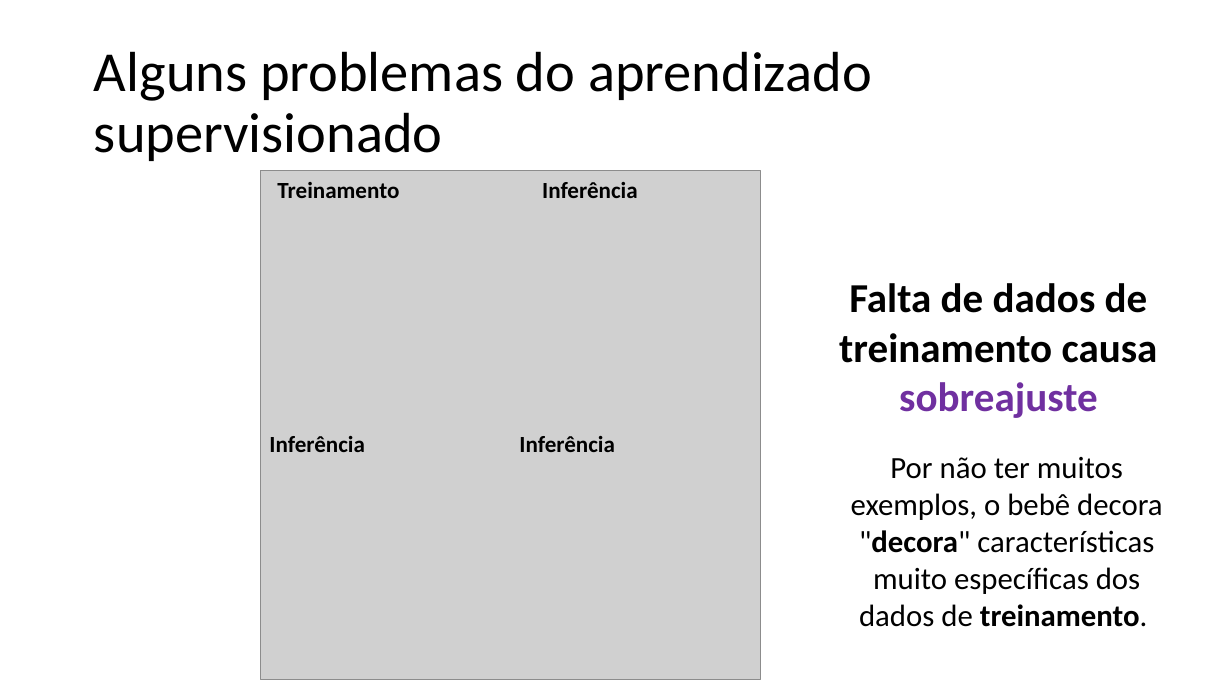
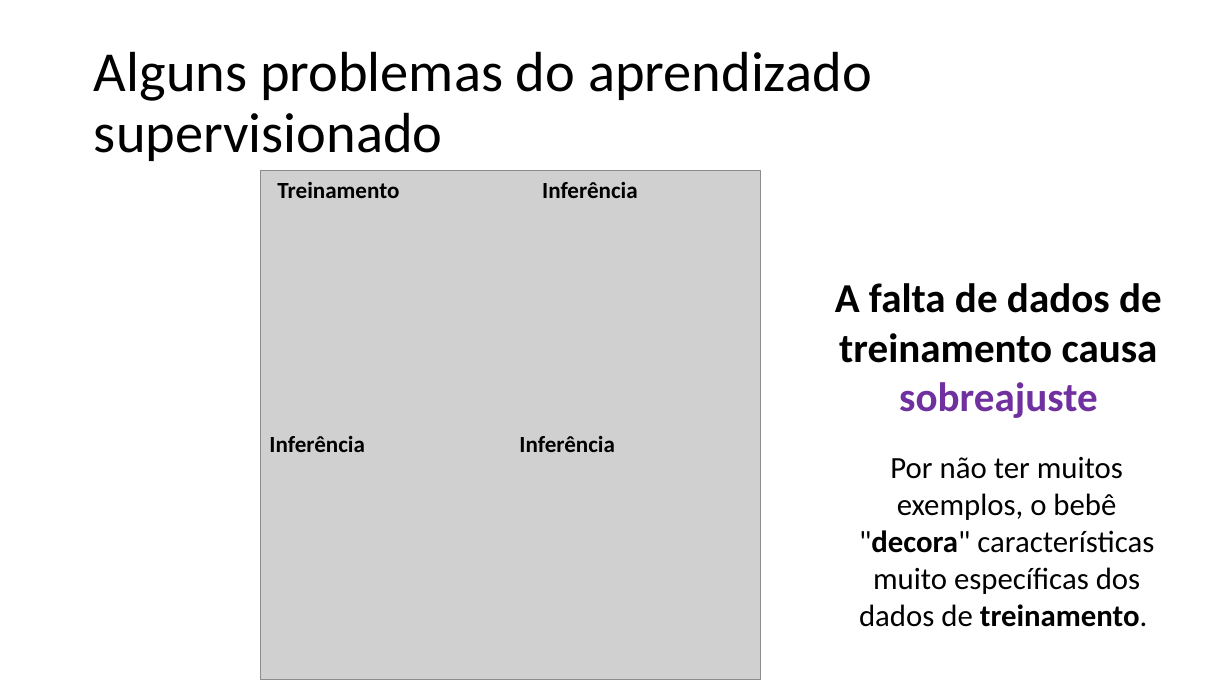
Before and after one commit to zz4fap/c24_inteligencia_artificial, a slide deck: slide 20 of slides/C24_Paradigmas.pptx. Drawn at 1232x693 pixels with LibreOffice and Linux fonts; fonts in the diff are those of the drawing; grey boxes stand for pictures. Boxes give left, top, right and bottom in pixels: in the first picture for what was removed or moved away, otherwise in the second. Text is boxed around its words. In the diff, an @@ line names an element or a change of style, - is before the commit and + after.

```diff
--- a/slides/C24_Paradigmas.pptx
+++ b/slides/C24_Paradigmas.pptx
@@ text at (x1=835, y1=283, x2=1162, y2=418): text changed @@
-Falta de dados de treinamento causa sobreajuste
+A falta de dados de treinamento causa sobreajuste
@@ text at (x1=859, y1=457, x2=1154, y2=627): text changed @@
-Por não ter muitos exemplos, o bebê decora "decora" características muito específicas dos dados de treinamento.
+Por não ter muitos exemplos, o bebê "decora" características muito específicas dos dados de treinamento.
```
Also in this commit, not shown: 12 other slides changed, 1 slide added, 1 other file.
